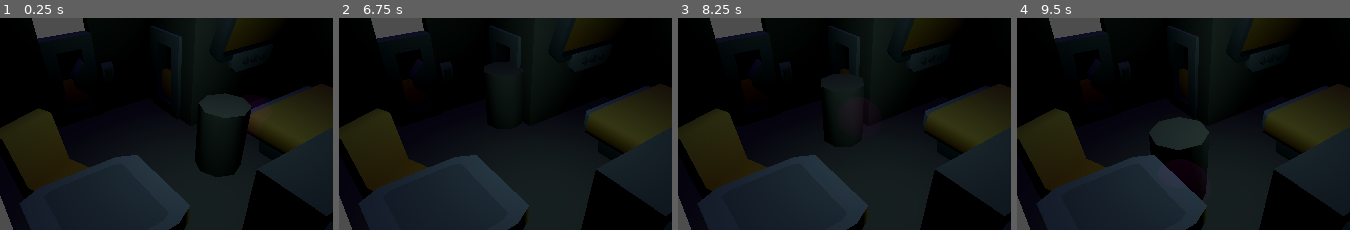
Above: before the commit, frames 1-4 (left to right).
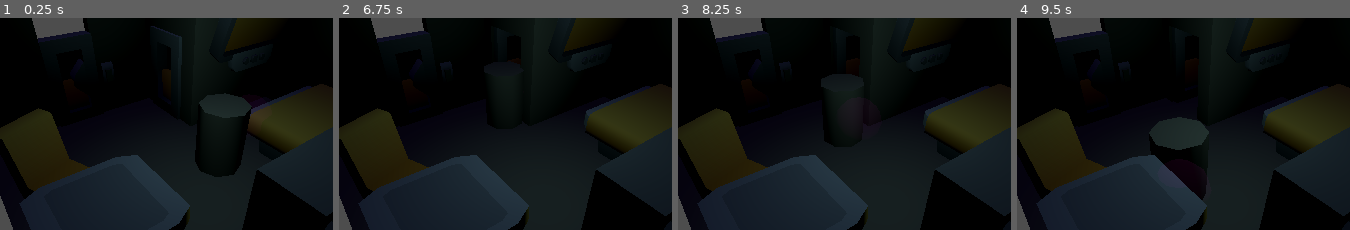
Above: after the commit, the same moments.

Repository: mr-universe-guy/CatCoder
Game: Godot game, scene res://scenes/Apartment.tscn
Same seed, same stepped clock (60 frames per second), same inputs: the game is played once before the commit and once after it.
Inputs (mouse positions are % of the whole screen's width and height, from its top left):
- Up to frame 1 (0.25 s): no input
- Up to frame 2 (6.75 s): tap Enter at 0.5, 2, 5 s; move the mouse to (34, 68) at 0.52 s; hold W (move_forward) 0.53-1.25 s; tap F (interact) every 1.5 s from 0.6 to 6.6 s; click (34, 68) at 0.67 s; tap Space at 1.25, 3.5, 6.5 s; drag from (76, 63) to (34, 68) at 1.27 s; move the mouse to (4, 31) at 2.02 s; hold A (move_left) 2.03-2.75 s; drag from (46, 47) to (4, 31) at 2.77 s; move the mouse to (22, 21) at 3.52 s; hold S (move_back) 3.53-4.25 s; drag from (66, 42) to (22, 21) at 4.27 s; move the mouse to (16, 52) at 5.02 s; hold W (move_forward) 5.03-5.75 s; click (16, 52) at 5.17 s; drag from (52, 24) to (16, 52) at 5.77 s; move the mouse to (34, 68) at 6.52 s; hold D (move_right) from 6.53 s (still down)
- Up to frame 3 (8.25 s): release D (move_right) at 7.25 s; drag from (76, 63) to (34, 68) at 7.27 s; move the mouse to (4, 31) at 8.02 s; hold S (move_back) from 8.03 s (still down); tap F (interact) at 8.1 s
- Up to frame 4 (9.5 s): release S (move_back) at 8.75 s; drag from (46, 47) to (4, 31) at 8.77 s
The pictures show only the part of the screen within x 14-64%, y 12-62%; the shares and areas given below are measured in that part.

The runs differ from the first frame. In frame 2, 0.3% of the frame differs, in the area x 45-55%, y 3-23%; in frame 3, 0.3%; in frame 4, 0.3%, in the area x 45-55%, y 3-29%.

Commit message:
Added player interaction. Detected Interactables are sorted by distance player interacts with one nearest interact hitbox added toggle_move door for testing

Diff:
--- a/mobs/player.gd
+++ b/mobs/player.gd
@@ -5,12 +5,22 @@
 const SPEED := 5.0
 const JUMP_VELOCITY := 4.5
 
+var interactables : Array[Interactable] = []
+
 
 func _physics_process(delta: float) -> void:
 	#get the active camera
 	var cam: Camera3D = get_viewport().get_camera_3d()
 
+	#interactables
+	if interactables.size() > 1:
+		interactables.sort_custom(_sort_by_distance)
+
+	if Input.is_action_just_pressed("interact") and not interactables.is_empty():
+		interactables[0].interact(self)
+
 	_process_movement(delta, cam)
+
 
 
 func _process_movement(delta: float, cam: Camera3D) -> void:
@@ -43,7 +53,16 @@
 	if other is Interactable:
 		var target := other as Interactable
 		print("%s" % target.display_text)
+		interactables.append(target)
 
 
 func _on_interact_exited(other: Node3D) -> void:
-	pass
+	if other is Interactable:
+		var target := other as Interactable
+		interactables.erase(target)
+
+
+func _sort_by_distance(a : Node3D, b : Node3D) -> bool:
+	var dist_a := global_position.distance_squared_to(a.global_position)
+	var dist_b := global_position.distance_squared_to(b.global_position)
+	return dist_a < dist_b
--- a/scenes/Apartment.tscn
+++ b/scenes/Apartment.tscn
@@ -6,6 +6,8 @@
 [ext_resource type="PackedScene" uid="uid://7ui0gtt3sefe" path="res://assets/wall_switch.tscn" id="4_y6bmb"]
 [ext_resource type="PackedScene" uid="uid://b0pfab5d6jfmy" path="res://assets/door.tscn" id="5_y6bmb"]
 [ext_resource type="PackedScene" uid="uid://qmy2g2dmli0d" path="res://assets/kenney/space_station/door-single-half.glb" id="6_2mva0"]
+[ext_resource type="Script" uid="uid://dy66y8foy3ryh" path="res://scripts/toggle_move.gd" id="6_7lhm0"]
+[ext_resource type="Script" uid="uid://bom6hplwg7yvh" path="res://scripts/interactable.gd" id="7_7lhm0"]
 [ext_resource type="PackedScene" uid="uid://wrai7r6u5j40" path="res://assets/kenney/space_station/wall-window-shutters.glb" id="10_7lhm0"]
 [ext_resource type="PackedScene" uid="uid://img3i1ufqoa1" path="res://assets/chair.tscn" id="10_y6bmb"]
 [ext_resource type="PackedScene" uid="uid://dlrnd7xkgh6st" path="res://assets/kenney/space_station/table.glb" id="12_jpx4l"]
@@ -13,6 +15,9 @@
 
 [sub_resource type="BoxShape3D" id="BoxShape3D_kb4dp"]
 size = Vector3(2.3843994, 1.4067383, 2.9660645)
+
+[sub_resource type="BoxShape3D" id="BoxShape3D_jpx4l"]
+size = Vector3(1.234314, 2.0975952, 0.31793213)
 
 [sub_resource type="BoxShape3D" id="BoxShape3D_7lhm0"]
 size = Vector3(1.786377, 2.3046265, 0.8897095)
@@ -52,8 +57,22 @@
 [node name="door" parent="." unique_id=1688423834 instance=ExtResource("5_y6bmb")]
 transform = Transform3D(-4.371139e-08, 0, 1, 0, 1, 0, -1, 0, -4.371139e-08, -2.260734, 0, 2.745284)
 
-[node name="door-restroom" parent="." unique_id=1798753042 instance=ExtResource("6_2mva0")]
-transform = Transform3D(1, 0, 0, 0, 1, 0, 0, 0, 1, -1.2573248, 0, 0.5487056)
+[node name="swinging_door" type="Node3D" parent="." unique_id=1213228548]
+transform = Transform3D(1, 0, 0, 0, 1, 0, 0, 0, 1, -1.8547724, 0, 0.5487056)
+script = ExtResource("6_7lhm0")
+toggle_transform = Transform3D(-4.371139e-08, 0, 1, 0, 1, 0, -1, 0, -4.371139e-08, -1.8547724, 0, 0.5487056)
+
+[node name="door" parent="swinging_door" unique_id=1798753042 instance=ExtResource("6_2mva0")]
+transform = Transform3D(1, 0, 0, 0, 1, 0, 0, 0, 1, 0.6007675, 0, 0)
+
+[node name="StaticBody3D" type="StaticBody3D" parent="swinging_door/door" unique_id=1949636592]
+collision_layer = 5
+collision_mask = 2
+script = ExtResource("7_7lhm0")
+
+[node name="CollisionShape3D" type="CollisionShape3D" parent="swinging_door/door/StaticBody3D" unique_id=1265168144]
+transform = Transform3D(1, 0, 0, 0, 1, 0, 0, 0, 1, 0.0047912598, 1.0526428, 0.007171631)
+shape = SubResource("BoxShape3D_jpx4l")
 
 [node name="floor" type="CSGBox3D" parent="." unique_id=1650174237]
 transform = Transform3D(1, 0, 0, 0, 1, 0, 0, 0, 1, 1, -0.5, 1.3425293)
@@ -145,3 +164,5 @@
 [node name="OmniLight3D" type="OmniLight3D" parent="." unique_id=1277807234]
 transform = Transform3D(1, 0, 0, 0, 1, 0, 0, 0, 1, 2, 3, 2)
 light_color = Color(0.3199525, 0.439519, 0.39368522, 1)
+
+[connection signal="interacted" from="swinging_door/door/StaticBody3D" to="swinging_door" method="_on_interact"]
--- /dev/null
+++ b/scripts/toggle_move.gd
@@ -0,0 +1,20 @@
+@tool
+extends Node3D
+
+## moves the first child node to the given transform when activated
+
+@export var toggle := false:
+	set = _on_toggle
+
+@export var toggle_transform := Transform3D()
+
+## The current transform becomes the toggle transform and the toggle transform becomes the current transform
+func _on_toggle(value : bool) -> void:
+	toggle = value
+	var temp := Transform3D(global_transform)
+	global_transform = toggle_transform
+	toggle_transform = temp
+
+
+func _on_interact(player: Player) -> void:
+	toggle = !toggle
Not shown, added: assets/kenney/conveyor_kit/Textures/colormap.png.import
Not shown, changed: assets/kenney/modular_space/Textures/colormap.png.import
Not shown, changed: assets/kenney/space_station/Textures/colormap.png.import
Not shown, added: scripts/toggle_move.gd.uid
